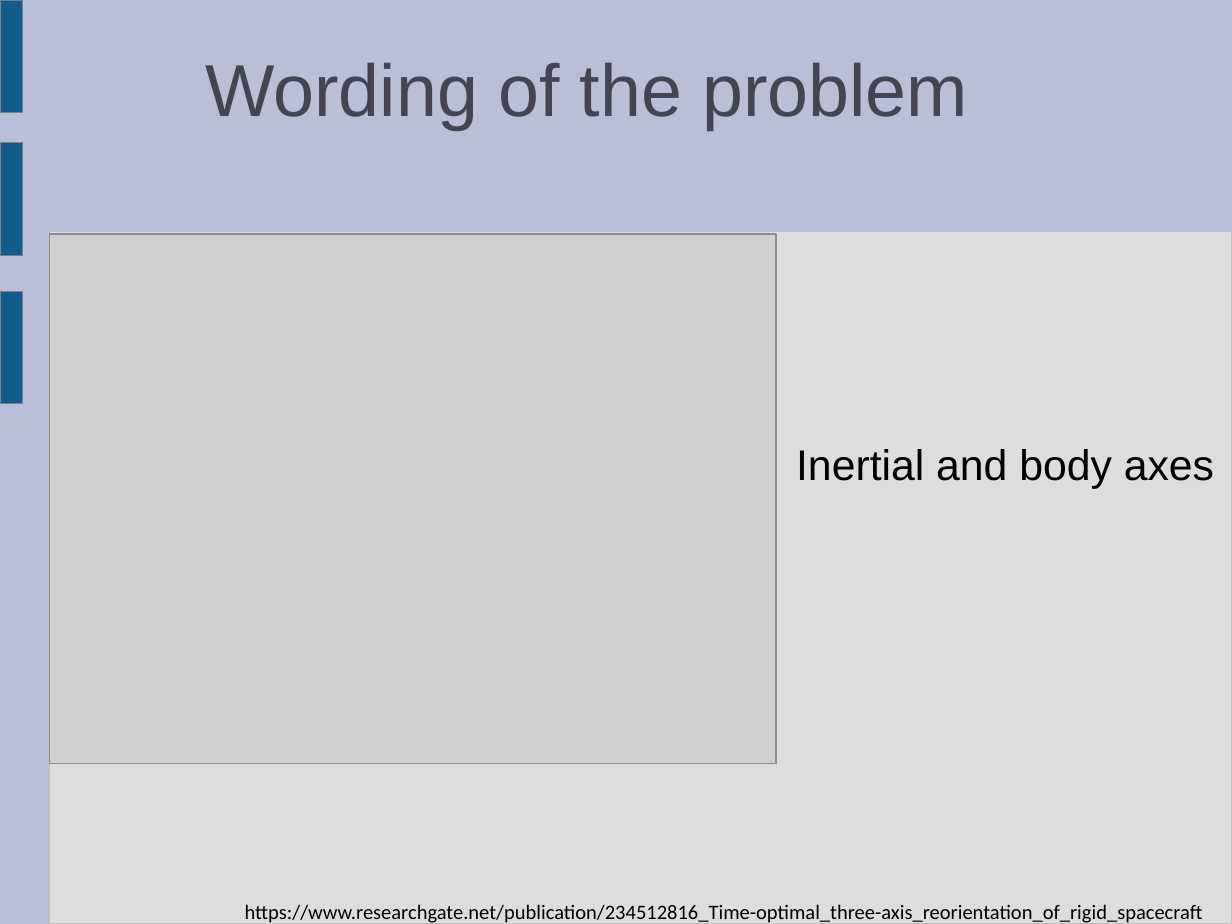
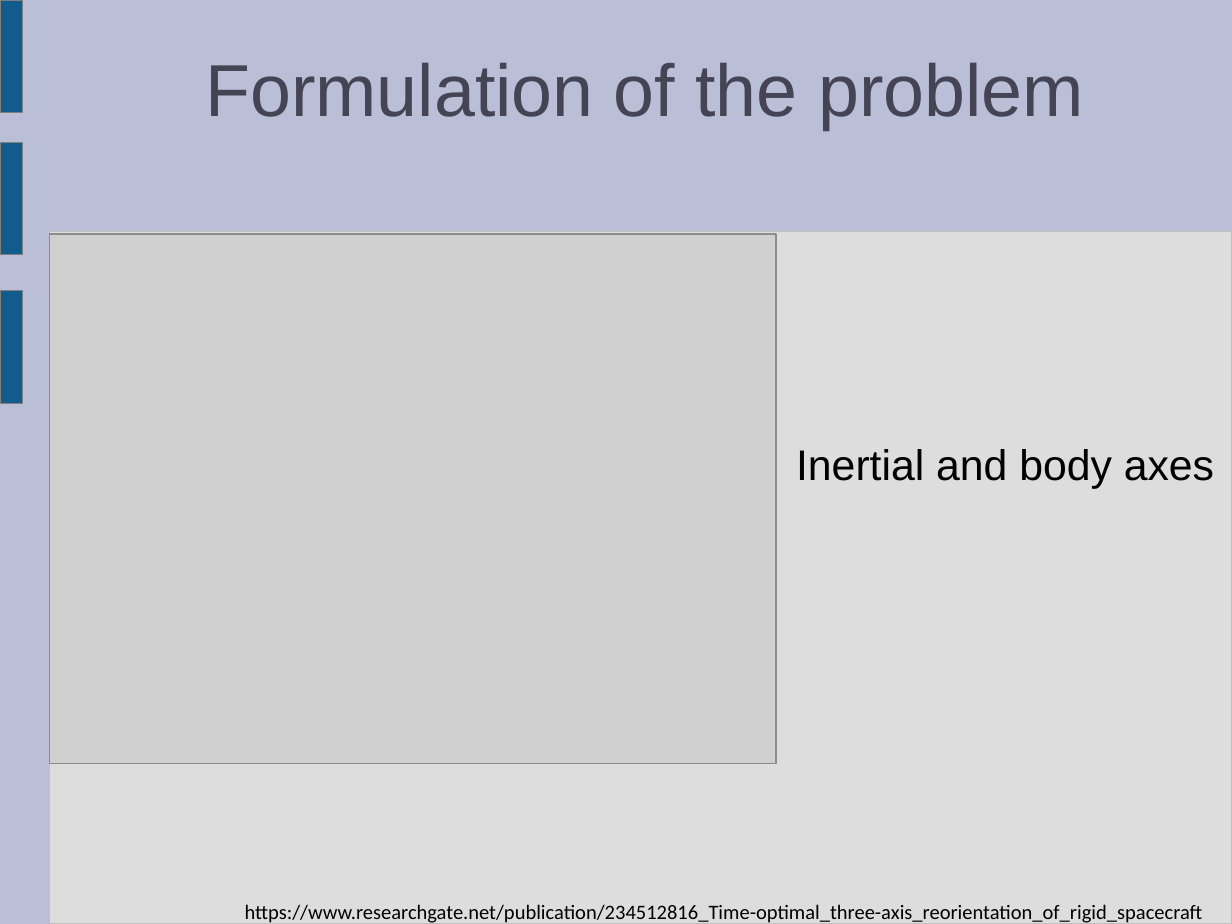
Before and after one commit to llmontoryxd/english, a slide deck: slide 3 of Presentation_6sem_1.pptx. Drawn at 1232x924 pixels with LibreOffice and Linux fonts; fonts in the diff are those of the drawing; grey boxes stand for pictures. Boxes give left, top, right and bottom in pixels: in the first picture for what was removed or moved away, otherwise in the second. Text is boxed around its words. In the diff, an @@ line names an element or a change of style, - is before the commit and + after.

```diff
--- a/Presentation_6sem_1.pptx
+++ b/Presentation_6sem_1.pptx
@@ text at (205,62,1084,130): text changed @@
-Wording of the problem
+Formulation of the problem
```
Also in this commit, not shown: 3 other slides changed, 1 other file.
